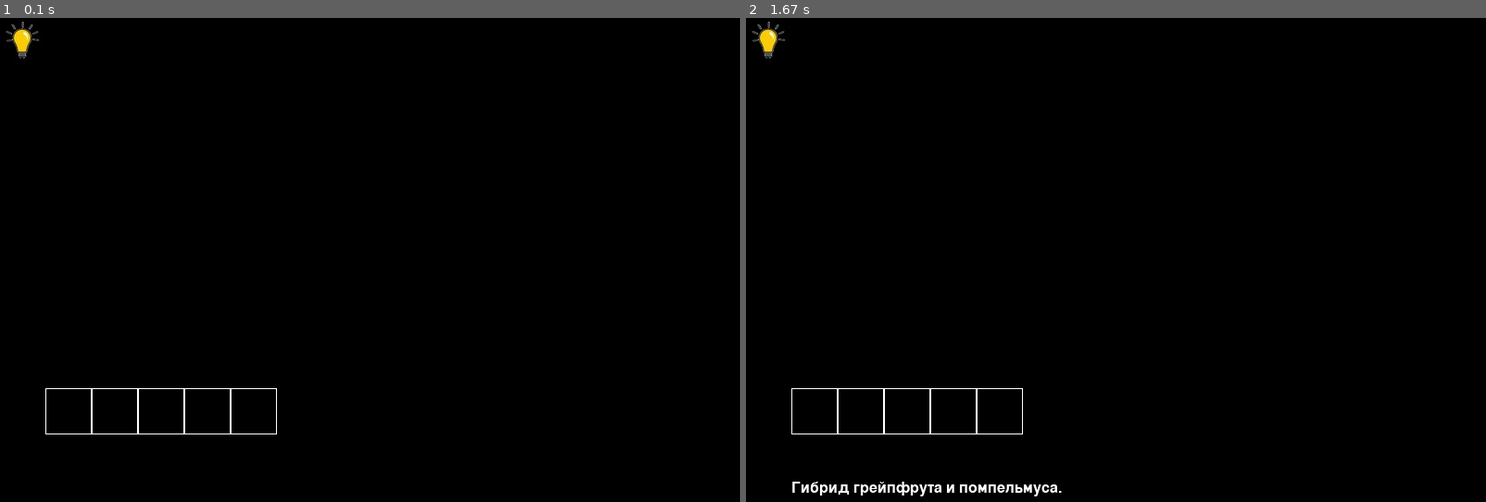
Above: before the commit, frames 1-2 (left to right).
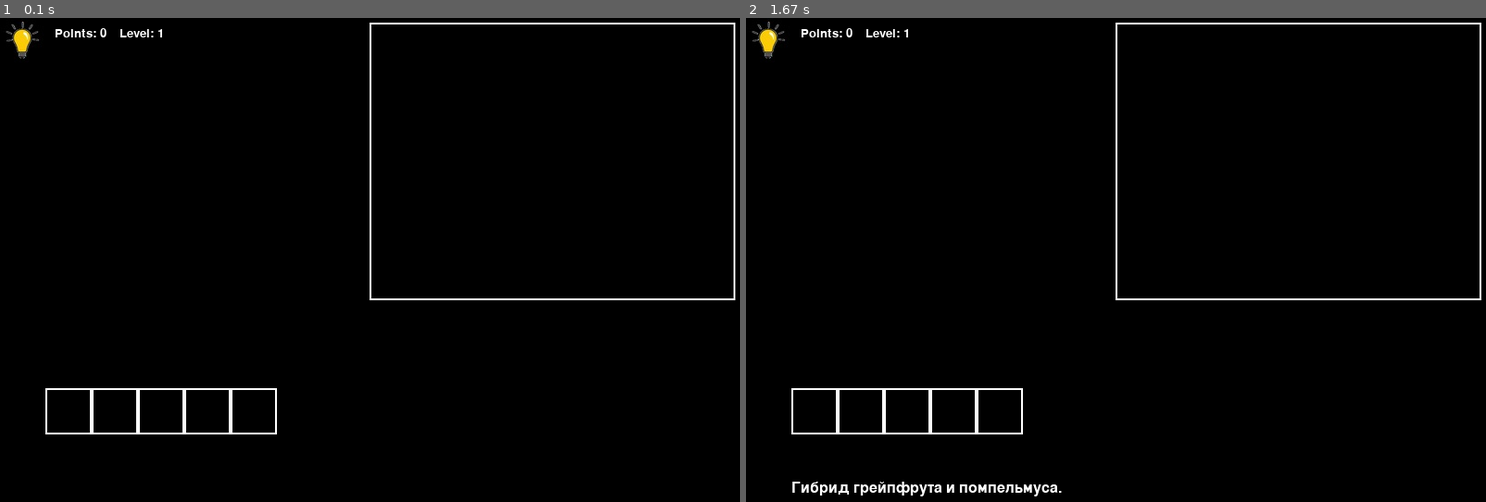
Above: after the commit, the same moments.

Repository: Egor66543/Pygame_project
Game: pygame game, started from main.py
Same seed, same stepped clock (60 frames per second), same inputs: the game is played once before the commit and once after it.
Inputs (mouse positions are in pixels of both pictures, inside the frame that each line leads up to):
- Up to frame 1 (0.1 s): no input
- Up to frame 2 (1.67 s): click (768, 42) at 0.38 s

The runs differ from the first frame. In frame 1, 1.0% of the frame differs, in the area x 6-100%, y 0-86%; in frame 2, 1.0%.

Commit message:
commit 5

Diff:
--- a/main.py
+++ b/main.py
@@ -12,7 +12,7 @@
 id_word = cur.execute(f'''select id from words where id={random.randint(1, 10)}''').fetchone()[0]
 word = cur.execute(f'''SELECT word FROM words WHERE id={id_word}''').fetchone()[0]
 description = cur.execute(f'''SELECT description FROM words WHERE id={id_word}''').fetchone()[0]
-res = id_word, word, description
+level = cur.execute(f'''SELECT level FROM words WHERE id={id_word}''').fetchone()[0]
 
 
 def load_image(name, colorkey=None):
@@ -35,24 +35,38 @@
         self.h, self.w = h, w
         self.screen = pygame.display.set_mode((h, w))
         self.a = 50
+        self.point = 0
 
     def render(self):
+        font1 = pygame.font.Font(None, 20)
+        text = font1.render(f'Points: {self.point}', True, 'white')
+        board.screen.blit(text, (60, 10))
+
+        text = font1.render(f'Level: {level}', True, 'white')
+        board.screen.blit(text, (130, 10))
+
+        field_for_entering_letters = pygame.draw.rect(self.screen, 'white', (400, 5, 395, 300), 2)
+
         k = 0
-        for x in range(len(res[1])):
-            pygame.draw.rect(self.screen, 'white', (50 + k, 400, self.a, self.a), 1)
+        for x in range(len(word)):
+            pygame.draw.rect(self.screen, 'white', (50 + k, 400, self.a, self.a), 2)
             k += self.a
 
     def description(self):
-        font1 = pygame.font.Font(None, 24)
-        text = font1.render(res[2], True, 'white')
-        board.screen.blit(text, (50, 500))
+        k = 0
+        font2 = pygame.font.Font(None, 24)
+        if len(description) > 80:
+            pass
+        else:
+            text = font2.render(description, True, 'white')
+            board.screen.blit(text, (50, 500))
 
 
 board = Board(800, 700)
 board.render()
-board.render()
-all_sprites = pygame.sprite.Group()
-lamp = pygame.sprite.Sprite(all_sprites)
+
+all_lamp_sprites = pygame.sprite.Group()
+lamp = pygame.sprite.Sprite(all_lamp_sprites)
 lamp.image = load_image("data/lamp.jpg")
 lamp.rect = lamp.image.get_rect()
 lamp.mask = pygame.mask.from_surface(lamp.image)
@@ -66,7 +80,7 @@
         if event.type == pygame.MOUSEBUTTONDOWN and (0 <= x <= 50 and 0 <= y <= 51):
             board.description()
 
-    all_sprites.draw(board.screen)
+    all_lamp_sprites.draw(board.screen)
     pygame.display.flip()
 
 pygame.quit()
